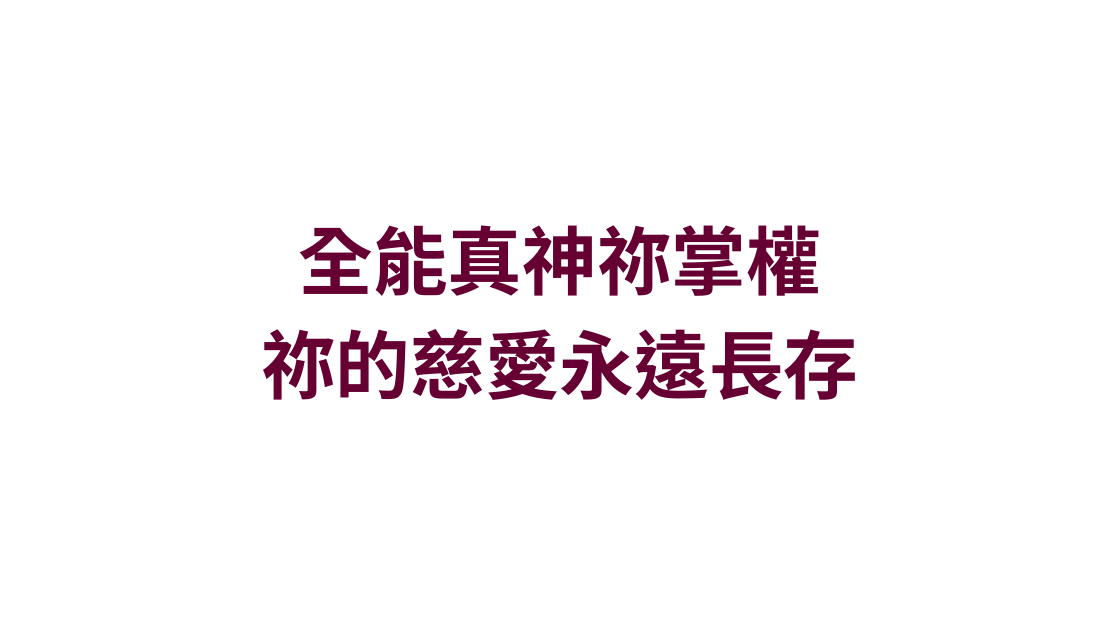
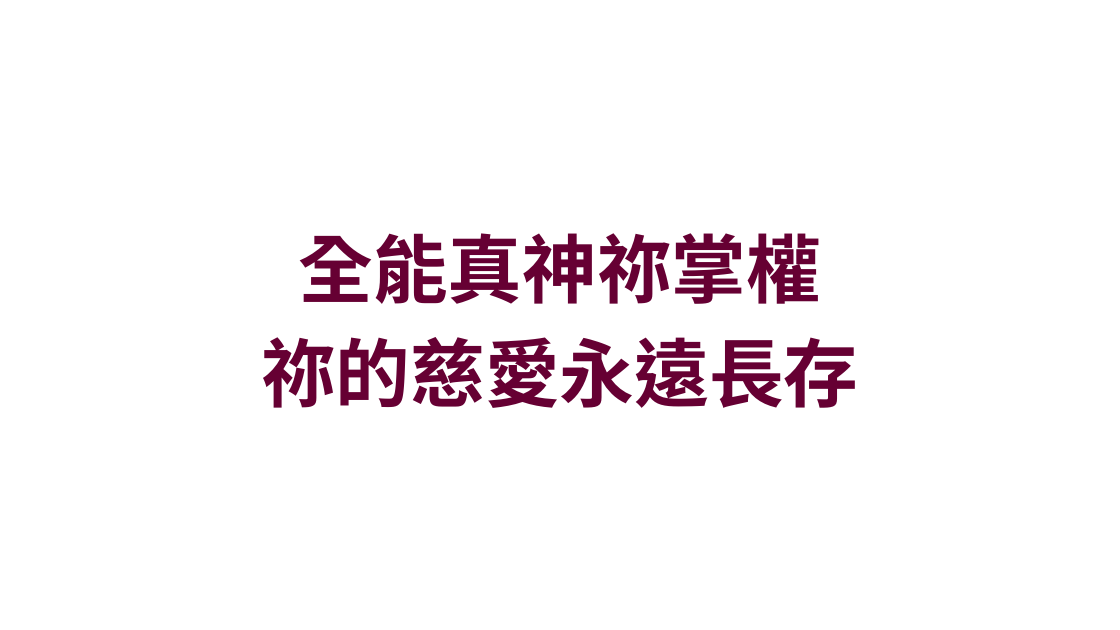
Before and after one commit to batisuoc/other-ppts, a slide deck: slide 5 of 崇拜流程_version02.pptx. Drawn at 1120x630 pixels with LibreOffice and Linux fonts; fonts in the diff are those of the drawing; background and template pictures are left out. Boxes give left, top, right and bottom in pixels: in the first picture for what was removed or moved away, otherwise in the second. Text is boxed around its words. In the diff, an @@ line names an element or a change of style, - is before the commit and + after.

Commit message:
Update ppts

```diff
--- a/崇拜流程_version02.pptx
+++ b/崇拜流程_version02.pptx
@@ text "全能真神祢掌權" at box(261, 233, 858, 408): vertical alignment top to middle @@
```
